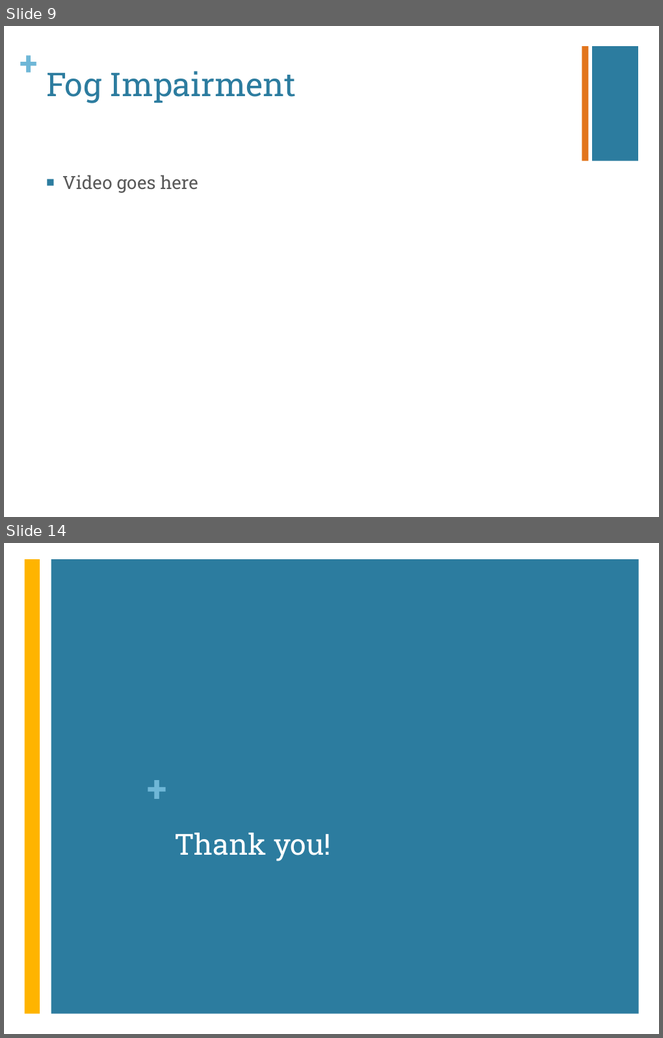
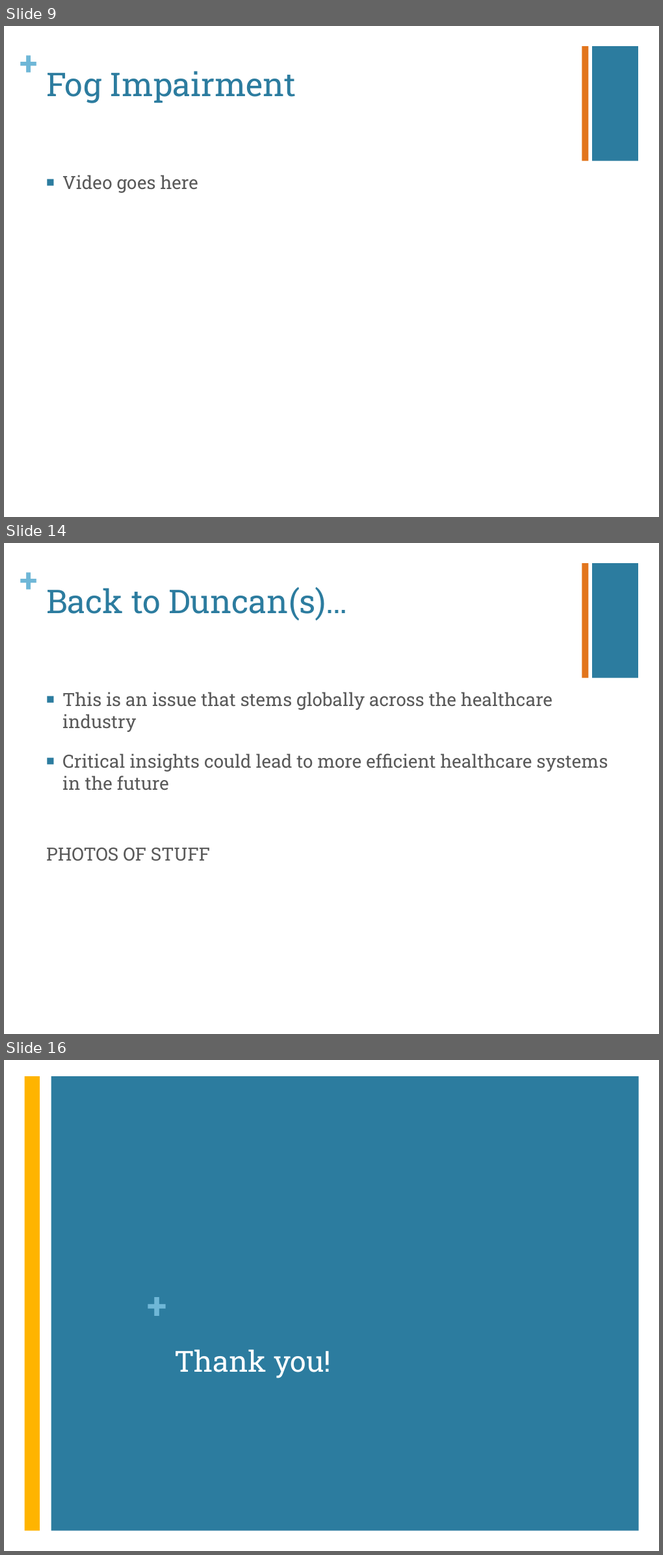
Before and after one commit to nolanslade/zp18, a slide deck: Documentation/capstone_ppt.pptx. Shown one above the other, each under a label of ours: slides 9 and 14 before the commit, slides 9, 14 and 16 after it; the slides between them are not shown. The pictures are 663x1038 and 663x1555 pixels, drawn with LibreOffice and Linux fonts; fonts in the diff are those of the drawing. Boxes give left, top, right and bottom in pixels: in the first picture for what was removed or moved away, otherwise in the second. Text is boxed around its words. In the diff, an @@ line names an element or a change of style, - is before the commit and + after.

```diff
--- a/Documentation/capstone_ppt.pptx
+++ b/Documentation/capstone_ppt.pptx
@@ slide 14 added at bbox=[4, 543, 659, 1034], background #FFFFFF; not listed: 3 template elements that a slide beside it also shows @@
@@ title added at bbox=[46, 587, 347, 621], 36 pt, text #2C7C9F @@
+Back to Duncan(s)…
@@ text added at bbox=[62, 692, 608, 791], 20 pt, text #595959 @@
+■ This is an issue that stems globally across the healthcare industry
+■ Critical insights could lead to more efficient healthcare systems in the future
@@ text added at bbox=[46, 848, 210, 861], 20 pt, text #595959 @@
+PHOTOS OF STUFF
@@ what was slide 14 is now slide 16 @@
```
Also in this commit, not shown: 7 slides changed, 2 other slides added, 1 slide removed.
